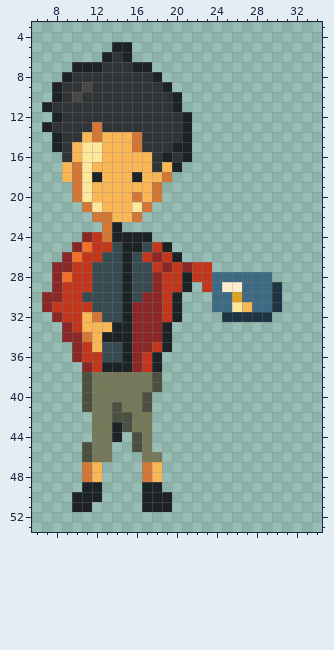
Pixel-art file -- arte/pruebas/pxl-estilo-v02/out/sprites/nora_1.aseprite. The first picture shows the starting point.
36x56 pixels, 1 frame. Shown: x 6..34, y 3..53.
The result:
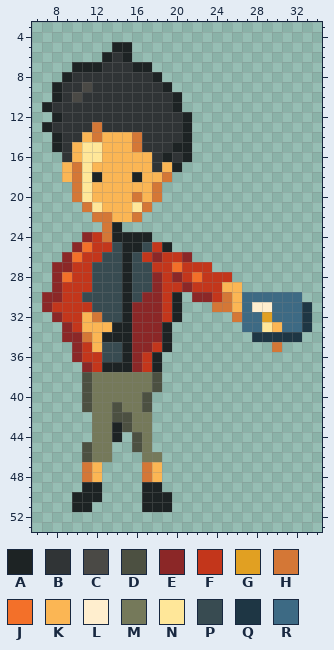
Palette (. is transparent): A #1d2324  B #303436  C #4a4945  D #4c5041  E #8b2727  F #c3361b  G #e1a022  H #d47736  J #f37029  K #fbb654  L #ffeece  M #75795a  N #ffe799  P #384b51  Q #1e3644  R #3d6a84
Log entry: Rehace el brazo de pago con ocho poses y codo móvil
From old to new:
--- layers "agarre", "tarjeta", "brazo_pago"
@@ x 17..34 @@
 25 PFA...............
-26 FEFA..............
-27 PFEFEFF...........
-28 PEFFAFFRRRRRR.....
-29 PEFFA.FRLLRRRQ....
-30 EEFA...RRGRRRQ....
-31 EEFA...RRNKRRQ....
-32 EEFA....QQQQQ.....
-33 EEA...............
-34 EEA...............
-35 EFA...............
+26 FEFFE.............
+27 PFFJFFF...........
+28 PEFEFJFFF.........
+29 PEFFEFFFKK........
+30 EEFA.EEFHKRRRRRR..
+31 EEFA...HHKRLLRRRQ.
+32 EEFA.....HRRGRRRQ.
+33 EEA.......RRNKRRQ.
+34 EEA........QQQQQ..
+35 EFA..........H....
 36 FA................
Changed places in both pictures, as pixel boxes (x1, y1, x2, y2):
changed: (162, 252, 312, 352)
